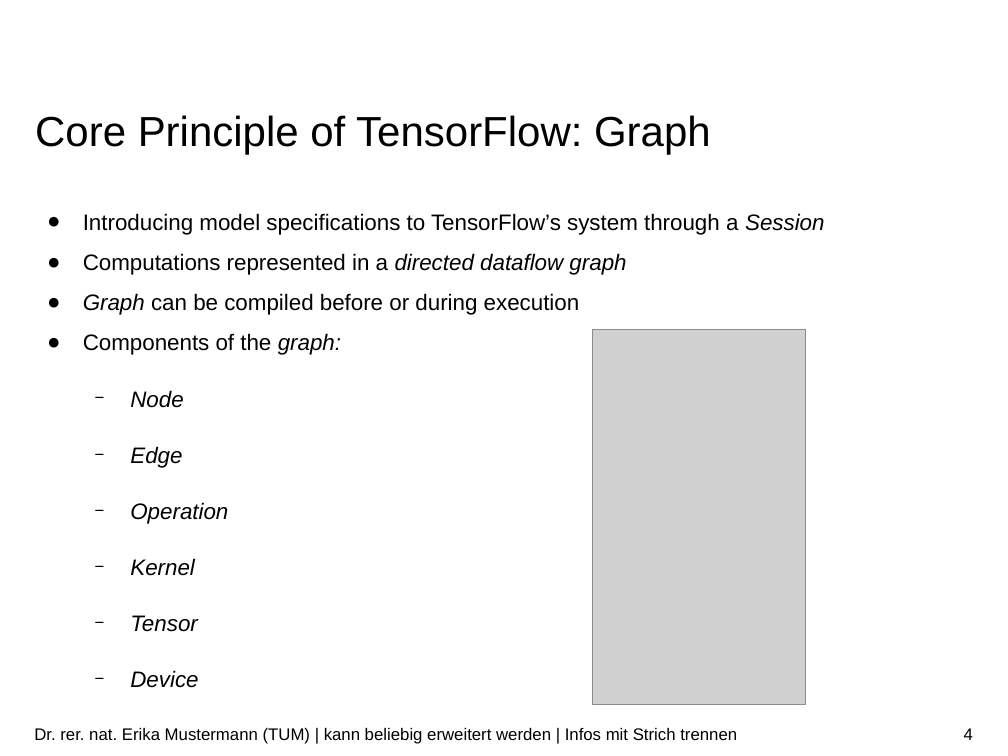
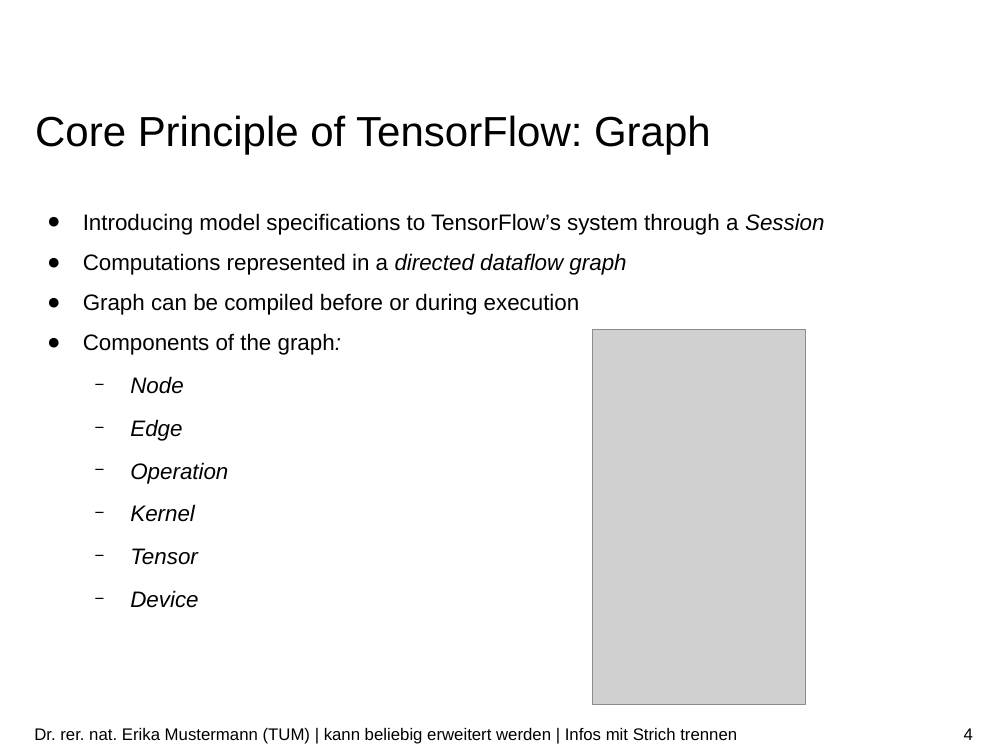
Before and after one commit to ekm01/EPHPC, a slide deck: slide 4 of Presentation/EPHPC_Presentation.odp. Drawn at 1008x756 pixels with LibreOffice and Linux fonts; fonts in the diff are those of the drawing; grey boxes stand for pictures; background and template pictures are left out. Boxes give left, top, right and bottom in pixels: in the first picture for what was removed or moved away, otherwise in the second. Text is boxed around its words. In the diff, an @@ line names an element or a change of style, - is before the commit and + after.

```diff
--- a/Presentation/EPHPC_Presentation.odp
+++ b/Presentation/EPHPC_Presentation.odp
@@ text at (x1=83, y1=293, x2=580, y2=608): italic off in "Graph", "graph:"; line spacing 1.5 to 1 @@
```
Also in this commit, not shown: 4 other slides changed, 4 slides added, 4 other files.
